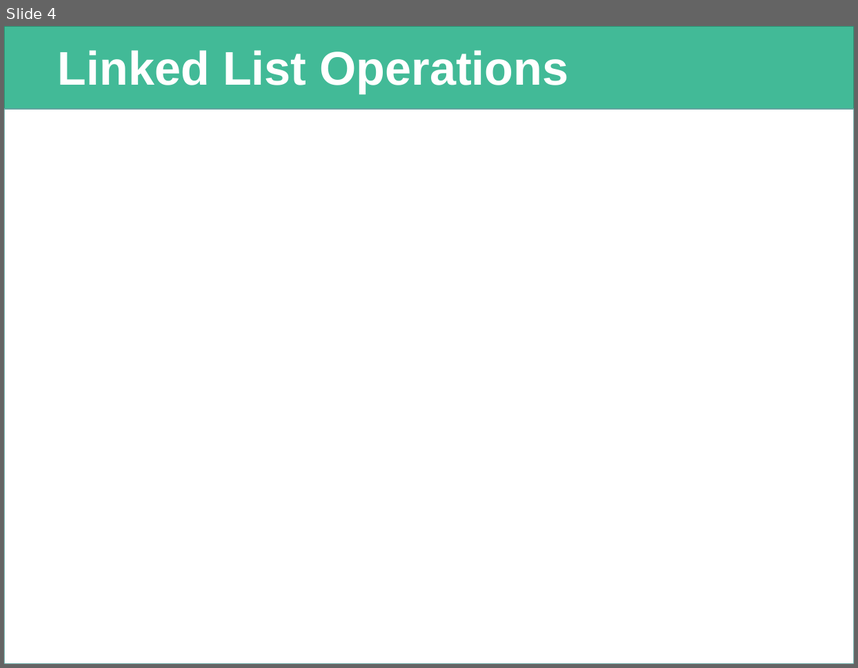
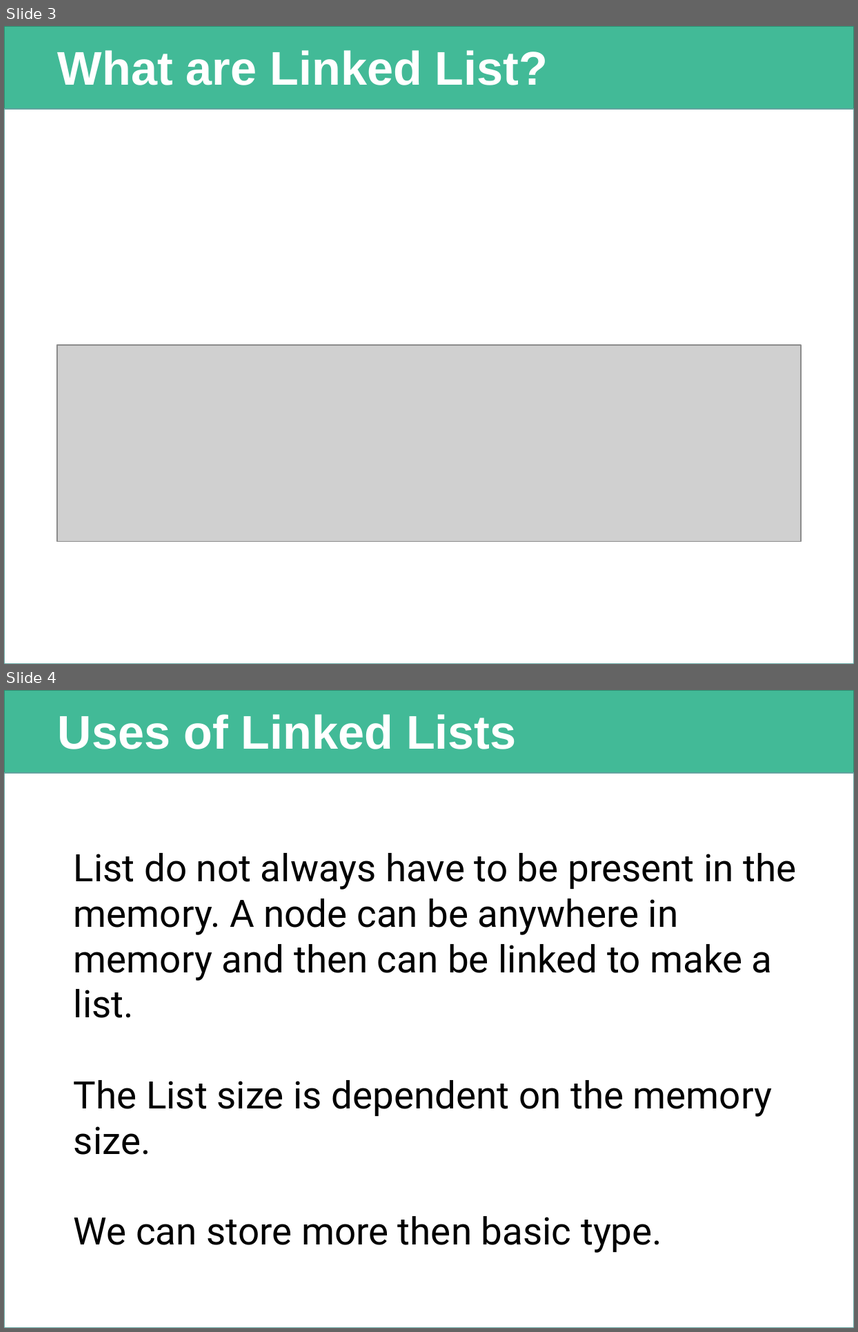
Before and after one commit to myNameHtml/Kyaw-Saliu-LinkedList-2022, a slide deck: LinkedList.pptx. Shown one above the other, each under a label of ours: slide 4 before the commit, slides 3 and 4 after it. The pictures are 858x668 and 858x1332 pixels, drawn with LibreOffice and Linux fonts; fonts in the diff are those of the drawing; grey boxes stand for pictures; background and template pictures are left out. Boxes give left, top, right and bottom in pixels: in the first picture for what was removed or moved away, otherwise in the second. Text is boxed around its words. In the diff, an @@ line names an element or a change of style, - is before the commit and + after.

```diff
--- a/LinkedList.pptx
+++ b/LinkedList.pptx
@@ slide 4 added at bbox=[4, 690, 854, 1328], background #FFFFFF; not listed: 1 template element that a slide beside it also shows @@
@@ rectangle added at bbox=[4, 690, 854, 773], fill #42BA97, outline #318A70 1 pt @@
@@ title added at bbox=[58, 714, 517, 749], 40 pt, text #FFFFFF, bold @@
+Uses of Linked Lists
@@ rectangle added at bbox=[4, 773, 854, 1328], fill #FFFFFF, outline #62A39F 1 pt @@
@@ text added at bbox=[74, 853, 796, 1252], 32 pt, text #000000 @@
+List do not always have to be present in the memory. A node can be anywhere in memory and then can be linked to make a list.
+The List size is dependent on the memory size.
+We can store more then basic type.
@@ line added from (143, 953) to (143, 953), #1CADE4 0.5 pt @@
@@ line added from (131, 1038) to (131, 1038), #1CADE4 0.5 pt @@
@@ what was slide 4 is now slide 3 @@
@@ slide 3 changed as well @@
@@ title at bbox=[58, 50, 548, 85]: text changed @@
-Linked List Operations
+What are Linked List?
@@ picture added at bbox=[56, 345, 800, 541] @@
@@ line removed from (131, 374) to (131, 374) @@
```
Also in this commit, not shown: 1 other slide changed, 3 other slides added, 2 slides removed.
